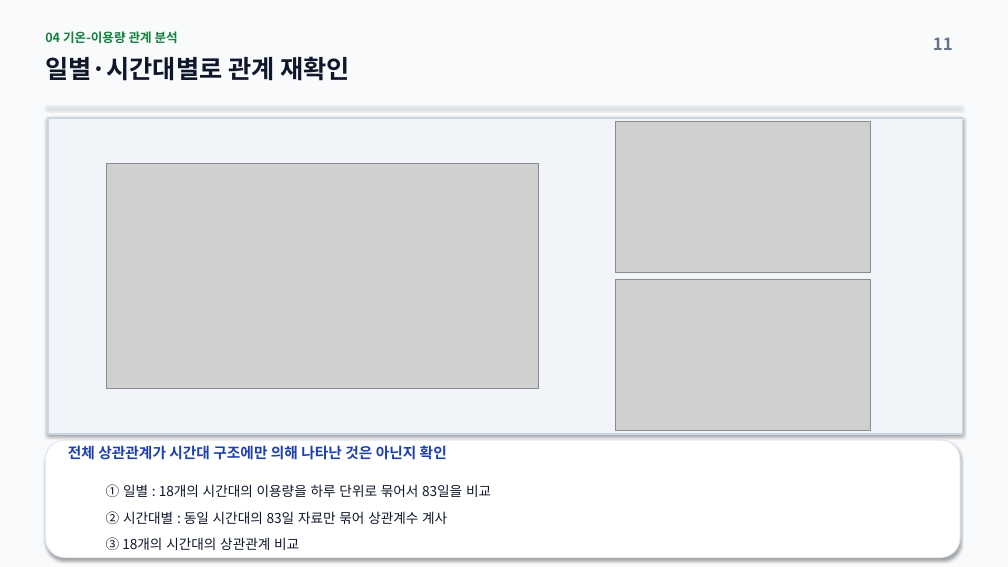
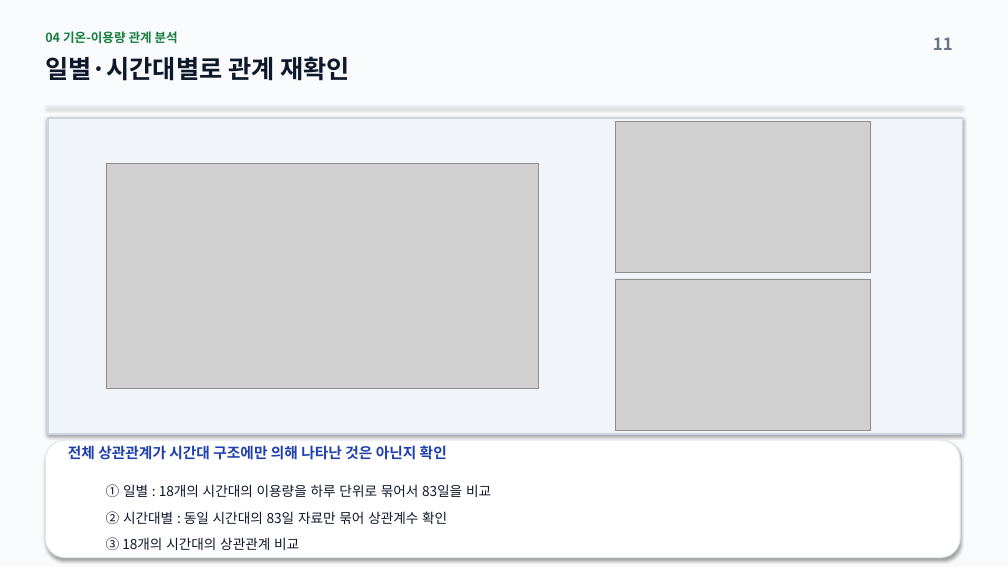
Before and after one commit to tykwon-git/tyk_python_project, a slide deck: slide 12 of 기온에_따른_서울시_따릉이_지하철_분석.pptx. Drawn at 1008x567 pixels with LibreOffice and Linux fonts; fonts in the diff are those of the drawing; grey boxes stand for pictures. Boxes give left, top, right and bottom in pixels: in the first picture for what was removed or moved away, otherwise in the second. Text is boxed around its words. In the diff, an @@ line names an element or a change of style, - is before the commit and + after.

```diff
--- a/기온에_따른_서울시_따릉이_지하철_분석.pptx
+++ b/기온에_따른_서울시_따릉이_지하철_분석.pptx
@@ text at <box>106,511,447,524</box>: text changed @@
-② 시간대별 : 동일 시간대의 83일 자료만 묶어 상관계수 계사
+② 시간대별 : 동일 시간대의 83일 자료만 묶어 상관계수 확인
```
Also in this commit, not shown: 3 other files.
